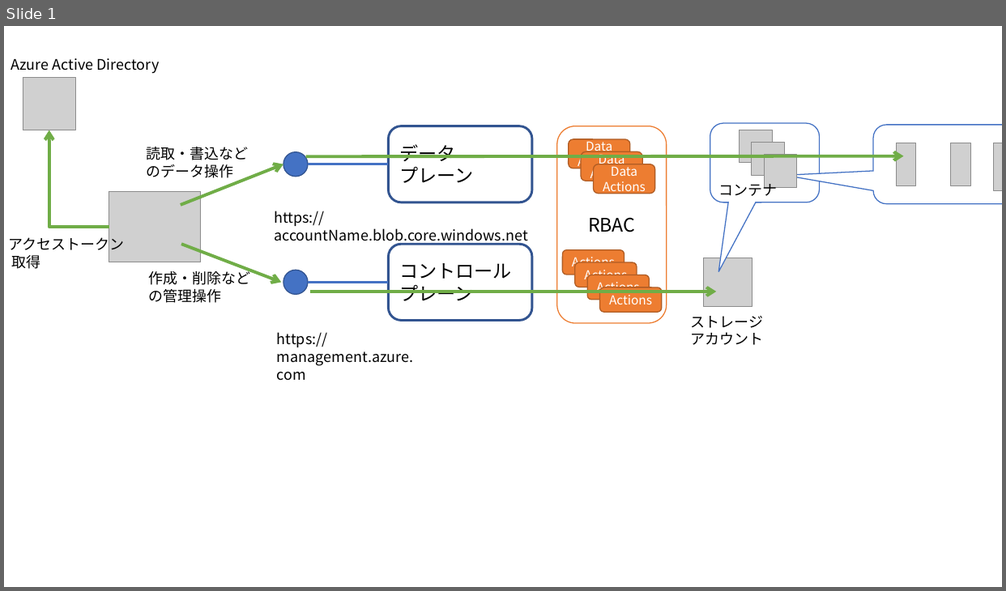
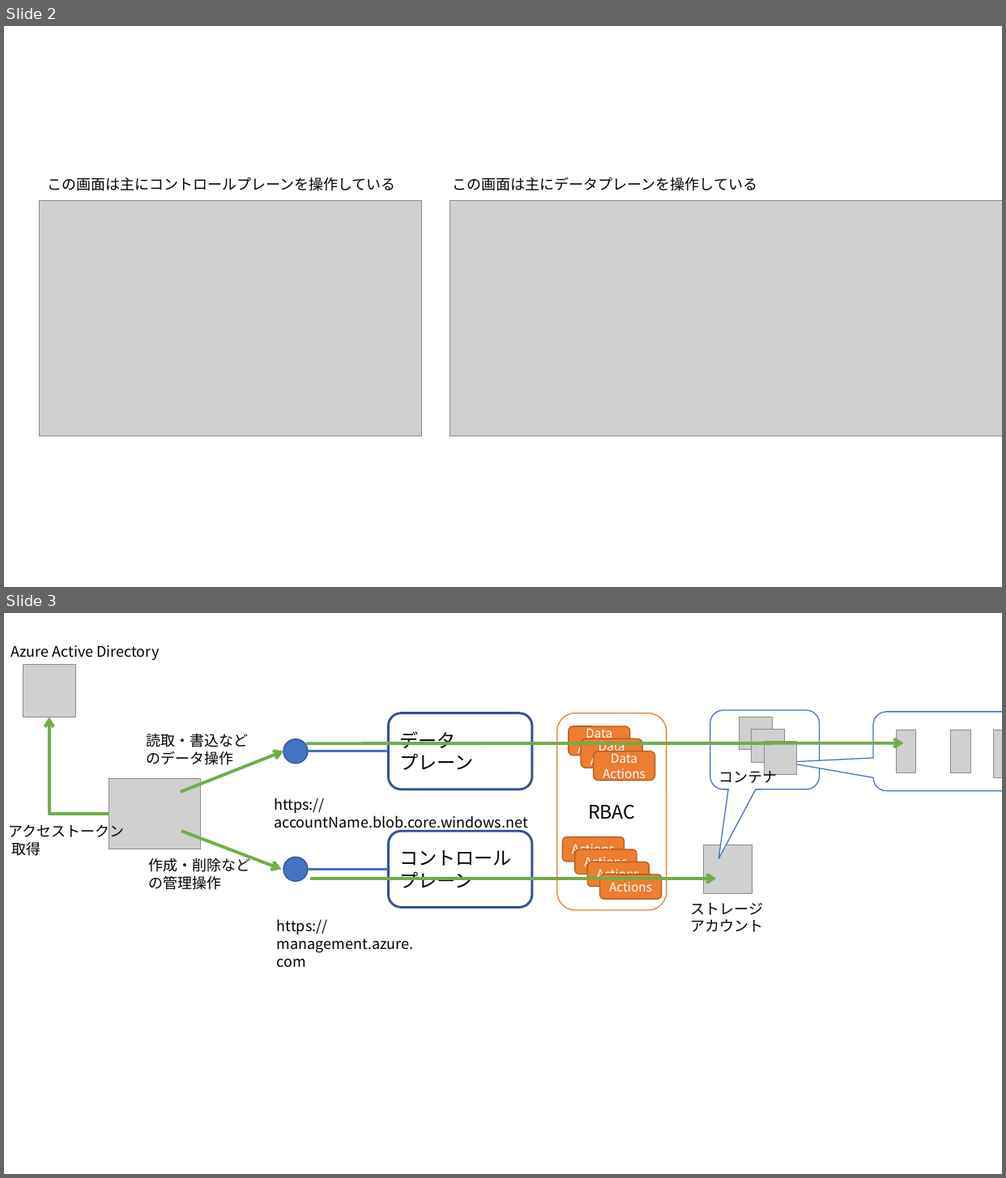
Before and after one commit to ayuina/ainaba-csa-blog, a slide deck: azure-blob-control-and-data-access/images/figures.pptx. Shown one above the other, each under a label of ours: slide 1 before the commit, slides 2 and 3 after it. The pictures are 1006x591 and 1006x1178 pixels, drawn with LibreOffice and Linux fonts; fonts in the diff are those of the drawing; grey boxes stand for pictures. Boxes give left, top, right and bottom in pixels: in the first picture for what was removed or moved away, otherwise in the second. Text is boxed around its words. In the diff, an @@ line names an element or a change of style, - is before the commit and + after.

```diff
--- a/azure-blob-control-and-data-access/images/figures.pptx
+++ b/azure-blob-control-and-data-access/images/figures.pptx
@@ slide 2 added at [4, 26, 1002, 587], background #FFFFFF @@
@@ text added at [47, 177, 396, 191], 14 pt, text #000000 @@
+この画面は主にコントロールプレーンを操作している
@@ text added at [453, 177, 758, 191], 14 pt, text #000000 @@
+この画面は主にデータプレーンを操作している
@@ picture added at [40, 200, 423, 436] @@
@@ picture added at [450, 200, 1002, 436] @@
@@ what was slide 1 is now slide 3 @@
```
Also in this commit, not shown: 1 other slide added, 2 other files.
